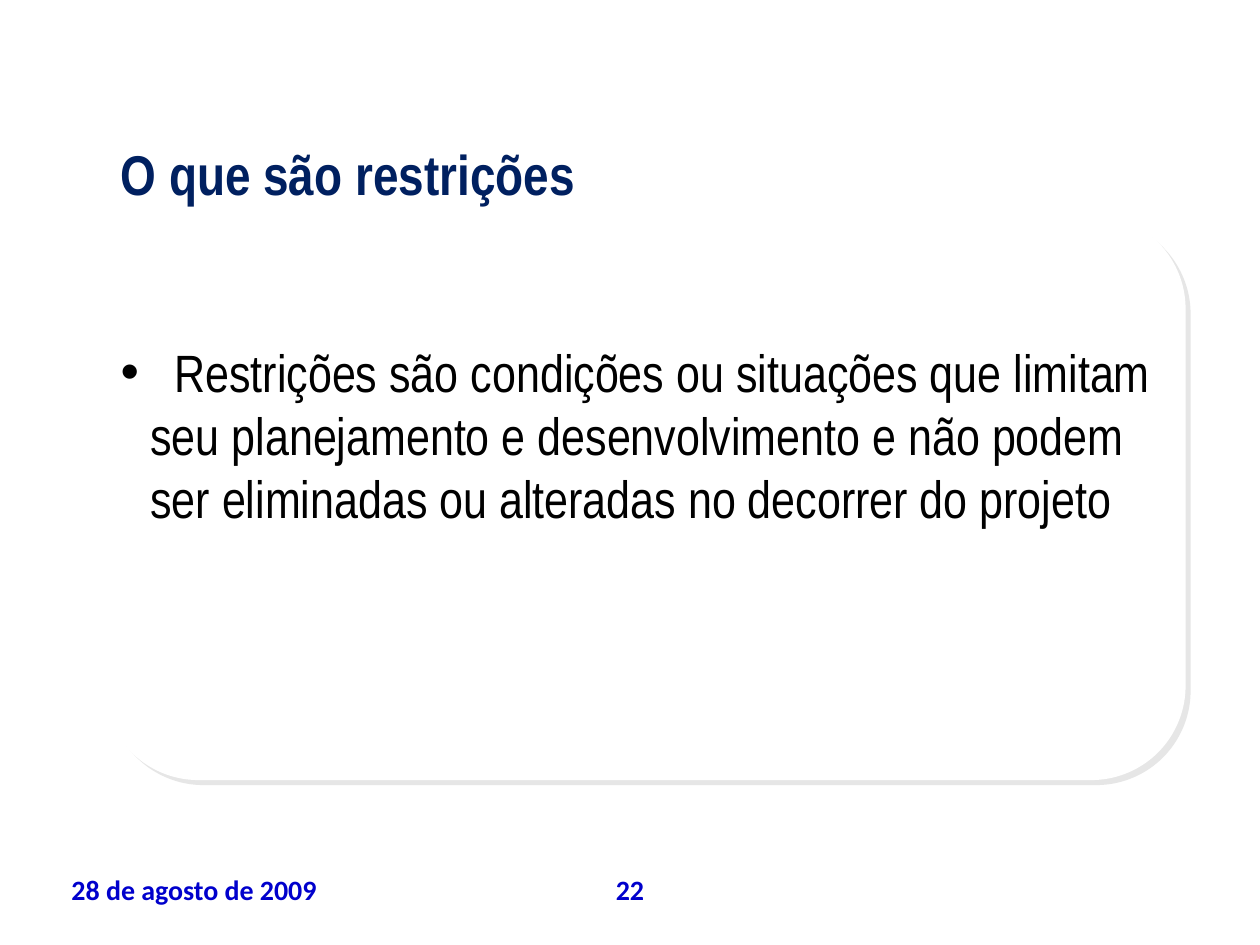
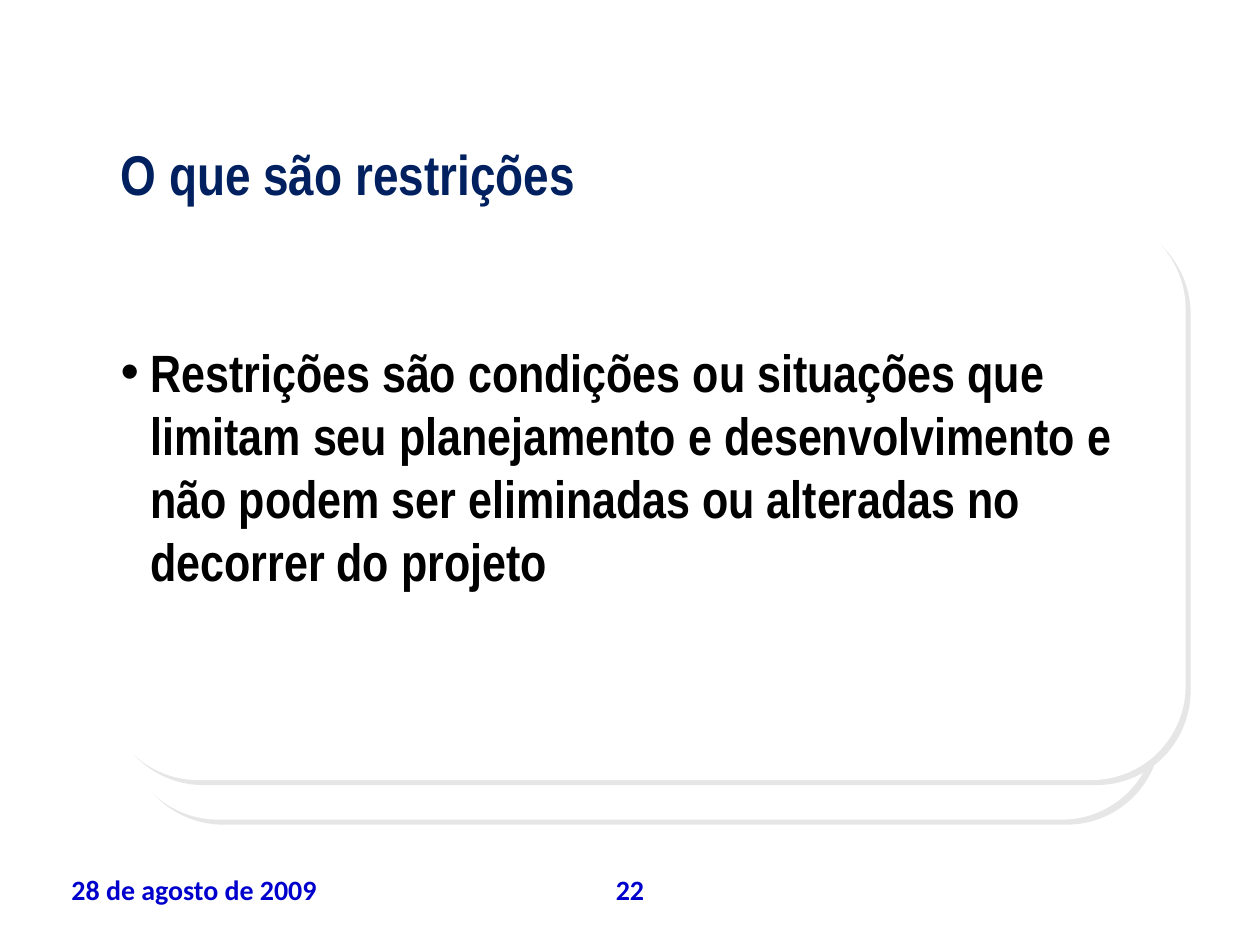
Before and after one commit to leoevaristo/psa20092, a slide deck: slide 22 of ARTEFATOS/TAP_apresentacao.ppt. Drawn at 1260x945 pixels with LibreOffice and Linux fonts; fonts in the diff are those of the drawing; background and template pictures are left out. Boxes give left, top, right and bottom in pixels: in the first picture for what was removed or moved away, otherwise in the second. Text is boxed around its words. In the diff, an @@ line names an element or a change of style, - is before the commit and + after.

```diff
--- a/ARTEFATOS/TAP_apresentacao.ppt
+++ b/ARTEFATOS/TAP_apresentacao.ppt
@@ text "Restrições são condições ou situações ..." at <box>150,354,1111,591</box>: bold on @@
@@ rounded rectangle added at <box>123,255,1155,820</box>, fill #FFFFFF @@
```
Also in this commit, not shown: 24 other slides changed.
